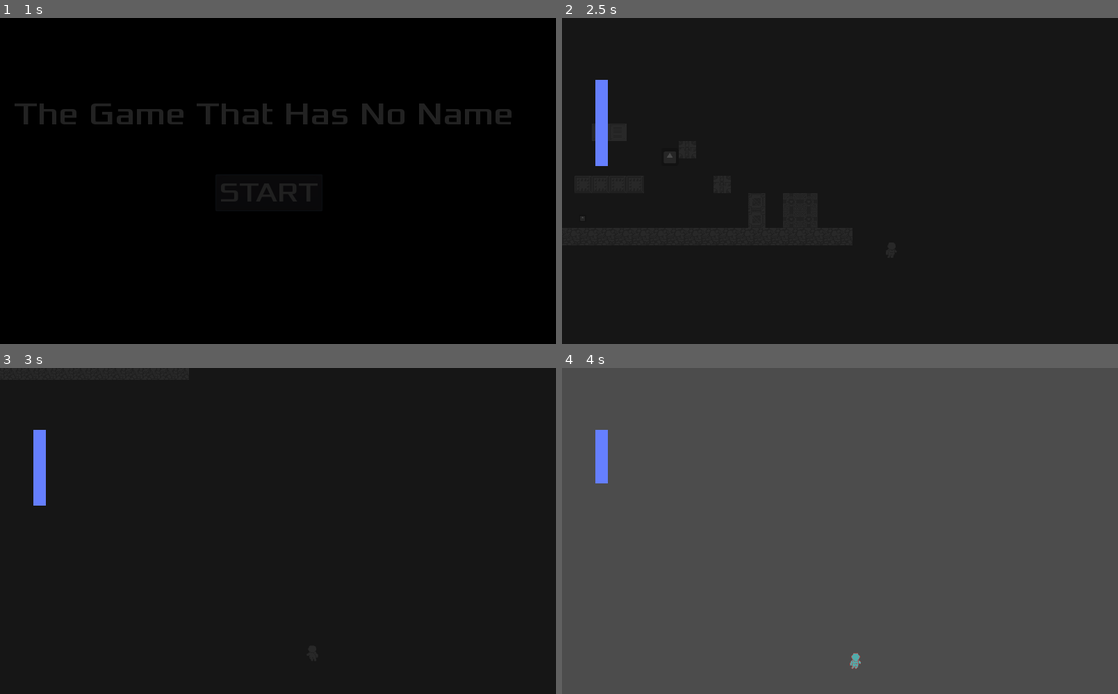
Above: before the commit, frames 1-4 (two rows, left to right).
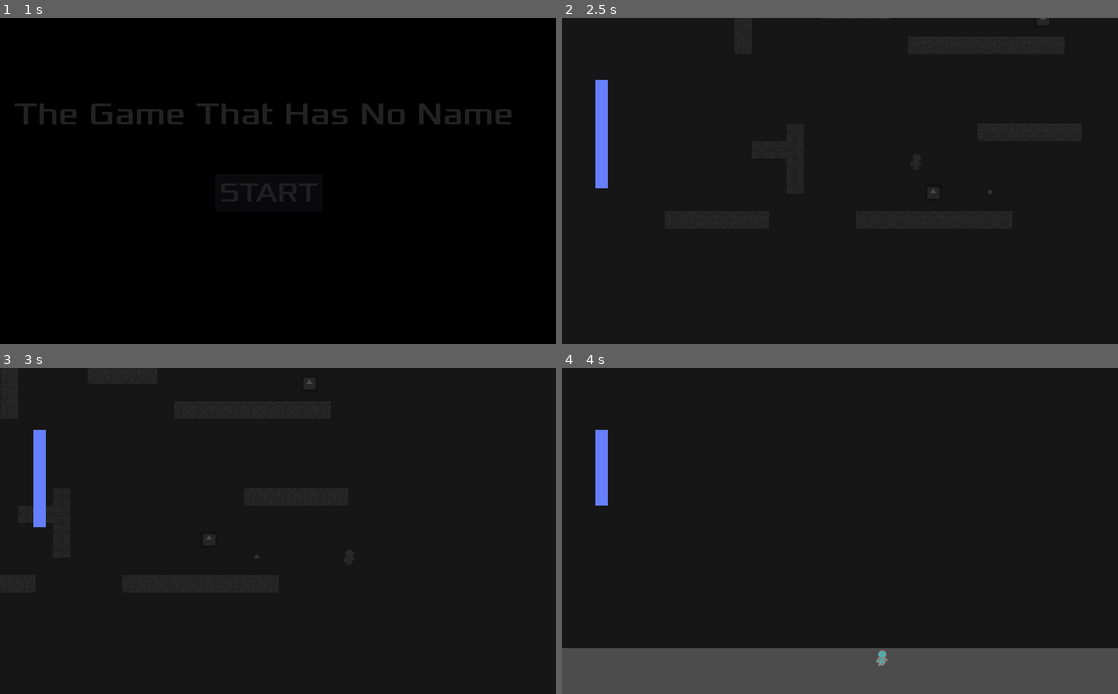
Above: after the commit, the same moments.

Repository: MenacingGhost/BW_Jam_Team
Game: Godot game, scene res://scenes/Menu.tscn
Same seed, same stepped clock (60 frames per second), same inputs: the game is played once before the commit and once after it. The engine's default icon, where the game draws it, is replaced by a stand-in: a white triangle on a blue panel in a dark square.
Inputs:
- Up to frame 1 (1 s): click "START" at 0.5 s
- Up to frame 2 (2.5 s): tap Enter (ui_accept) at 1.25, 1.52, 1.82, 2.27, 2.3 s; hold Right (ui_right) from 1.28 s (still down); tap E (e) at 1.35 s; tap C (c, bound only after the commit) at 1.55, 2.1 s
- Up to frame 3 (3 s): tap Enter (ui_accept) at 2.57, 2.85 s; release Right (ui_right) at 2.78 s; hold Left (ui_left) from 2.78 s (still down)
- Up to frame 4 (4 s): tap E (e) at 3.05 s; release Left (ui_left) at 3.53 s; hold Right (ui_right) from 3.53 s (still down); tap Ctrl (b_button) at 3.6 s; tap Enter (ui_accept) at 3.77 s; tap C (c, bound only after the commit) at 3.8 s

Frame 1 is identical in both runs. In frame 2, 0.2% of the frame differs, in the area x 3-87%, y 0-62%; in frame 3, 0.2%; in frame 4, 86%, in the area x 0-100%, y 0-93%.

Commit message:
Add files via upload

Diff:
--- a/Game/objects/player.tscn
+++ b/Game/objects/player.tscn
@@ -45,11 +45,6 @@
 "name": "JUMP",
 "speed": 5.0
 }, {
-"frames": [  ],
-"loop": true,
-"name": "ATTACK",
-"speed": 1.0
-}, {
 "frames": [ SubResource( 9 ), SubResource( 10 ), SubResource( 11 ) ],
 "loop": true,
 "name": "IDLE",
@@ -59,6 +54,11 @@
 "loop": true,
 "name": "RUN",
 "speed": 5.0
+}, {
+"frames": [  ],
+"loop": true,
+"name": "ATTACK",
+"speed": 1.0
 } ]
 
 [sub_resource type="RectangleShape2D" id=1]
@@ -75,7 +75,7 @@
 position = Vector2( 3, 6 )
 frames = SubResource( 2 )
 animation = "IDLE"
-frame = 2
+frame = 1
 playing = true
 
 [node name="CollisionShape2D" type="CollisionShape2D" parent="."]
@@ -84,7 +84,7 @@
 shape = SubResource( 1 )
 
 [node name="Timer" type="Timer" parent="."]
-wait_time = 5.0
+wait_time = 16.0
 autostart = true
 
 [node name="Timer1" type="Timer" parent="."]
--- a/Game/project.godot
+++ b/Game/project.godot
@@ -68,6 +68,11 @@
 "events": [ Object(InputEventKey,"resource_local_to_scene":false,"resource_name":"","device":0,"alt":false,"shift":false,"control":false,"meta":false,"command":false,"pressed":false,"scancode":69,"physical_scancode":0,"unicode":0,"echo":false,"script":null)
  ]
 }
+c={
+"deadzone": 0.5,
+"events": [ Object(InputEventKey,"resource_local_to_scene":false,"resource_name":"","device":0,"alt":false,"shift":false,"control":false,"meta":false,"command":false,"pressed":false,"scancode":67,"physical_scancode":0,"unicode":0,"echo":false,"script":null)
+ ]
+}
 
 [rendering]
 
--- a/Game/scenes/Line2D.gd
+++ b/Game/scenes/Line2D.gd
@@ -9,3 +9,8 @@
 
 func _on_Timer_timeout():
 	_decrease_line()
+
+
+func _on_Norewind_body_entered(body):
+	if "player" in body.name:
+		points[1].y = 210
--- a/Game/scenes/flying enemy.gd
+++ b/Game/scenes/flying enemy.gd
@@ -5,12 +5,25 @@
 	pass
 
 var motion = Vector2()
-var speed = 180
+var speed = 201
+var player = null
+func _physics_process(delta):
+	motion = Vector2.ZERO
 
-func _physics_process(delta):
-	var player = get_parent().get_node("player")
-
-	position += (player.position - position)/80
+	if player:
+		motion = position.direction_to(player.position)*speed
 
 
-	move_and_slide(motion)
+
+	motion = move_and_slide(motion)
+
+
+
+func _on_Area2D_body_entered(body):
+	if "player" in body.name:
+		player = body
+
+
+func _on_Area2D_body_exited(body):
+	if "player" in body.name:
+		player = null
--- a/Game/scenes/flying enemy.tscn
+++ b/Game/scenes/flying enemy.tscn
@@ -1,10 +1,13 @@
-[gd_scene load_steps=4 format=2]
+[gd_scene load_steps=5 format=2]
 
 [ext_resource path="res://icon.png" type="Texture" id=1]
 [ext_resource path="res://scenes/flying enemy.gd" type="Script" id=2]
 
 [sub_resource type="RectangleShape2D" id=1]
 extents = Vector2( 16, 16 )
+
+[sub_resource type="CircleShape2D" id=2]
+radius = 25.2739
 
 [node name="flying enemy" type="KinematicBody2D"]
 script = ExtResource( 2 )
@@ -15,3 +18,13 @@
 
 [node name="CollisionShape2D" type="CollisionShape2D" parent="."]
 shape = SubResource( 1 )
+
+[node name="Area2D" type="Area2D" parent="."]
+
+[node name="CollisionShape2D" type="CollisionShape2D" parent="Area2D"]
+position = Vector2( -4.76837e-07, 1 )
+scale = Vector2( -3.00705, 2.57334 )
+shape = SubResource( 2 )
+
+[connection signal="body_entered" from="Area2D" to="." method="_on_Area2D_body_entered"]
+[connection signal="body_exited" from="Area2D" to="." method="_on_Area2D_body_exited"]
--- a/Game/scenes/main.tscn
+++ b/Game/scenes/main.tscn
@@ -31,13 +31,16 @@
 tile_set = ExtResource( 1 )
 cell_size = Vector2( 32, 32 )
 format = 1
-tile_data = PoolIntArray( 196607, 1, 0, 131072, 1, 0, 196612, 6, 0, 393214, 4, 0, 393215, 4, 0, 327680, 4, 0, 327681, 4, 0, 327686, 6, 0, 458748, 2, 0, 393224, 3, 0, 393226, 0, 0, 393227, 0, 0, 524284, 2, 0, 458760, 3, 0, 458762, 0, 0, 458763, 0, 0, 589818, 5, 0, 589819, 5, 0, 589820, 5, 0, 589821, 5, 0, 589822, 5, 0, 589823, 5, 0, 524288, 5, 0, 524289, 5, 0, 524290, 5, 0, 524291, 5, 0, 524292, 5, 0, 524293, 5, 0, 524294, 5, 0, 5242 …(94 unchanged characters)…
+tile_data = PoolIntArray( -393224, 5, 0, -393223, 5, 0, -393222, 5, 0, -393221, 5, 0, -393220, 5, 0, -393219, 5, 0, -327682, 5, 0, -262146, 5, 0, -196610, 5, 0, -262141, 5, 0, -262140, 5, 0, -262139, 5, 0, -262138, 5, 0, -131074, 5, 0, -65538, 5, 0, -131064, 5, 0, -131063, 5, 0, -131062, 5, 0, -131061, 5, 0, -131060, 5, 0, -131059, 5, 0, -131058, 5, 0, -131057, 5, 0, -131056, 5, 0, 196609, 0, 0, 196620, 5, 0, 196621, 5, 0, 196622, 5, 0, 196623, 5, 0, 196624, 5, 0, 196625, 5, 0, 327679, 0, 0, 262144, 0, 0, 262145, 0, 0, 327681, 0, 0, 393217, 0, 0, 589818, 5, 0, 589819, 5, 0, 589820, 5, 0, 589821, 5, 0, 589822, 5, 0, 589823, 5, 0, 524293, 5, 0, 524294, 5, 0, 5242 …(94 unchanged characters)…
 
 [node name="player" parent="." instance=ExtResource( 2 )]
-position = Vector2( 127.95, 160.035 )
+position = Vector2( -96, 219 )
 
 [node name="flying enemy" parent="." instance=ExtResource( 4 )]
-position = Vector2( -15, 123 )
+position = Vector2( 306, 228 )
+
+[node name="flying enemy2" parent="." instance=ExtResource( 4 )]
+position = Vector2( 504, -97 )
 
 [node name="Norewind" type="Area2D" parent="."]
 
@@ -46,7 +49,7 @@
 shape = SubResource( 3 )
 
 [node name="anti_gravity_boots" parent="." instance=ExtResource( 3 )]
-position = Vector2( -48, 241 )
+position = Vector2( 407, 224 )
 scale = Vector2( 0.2, 0.2 )
 
 [node name="ColorRect" type="ColorRect" parent="."]
@@ -63,6 +66,7 @@
 [node name="AudioStreamPlayer2D" type="AudioStreamPlayer2D" parent="."]
 stream = ExtResource( 5 )
 volume_db = -7.667
+autoplay = true
 
 [node name="CanvasLayer" type="CanvasLayer" parent="."]
 
@@ -77,6 +81,7 @@
 autostart = true
 
 [connection signal="body_entered" from="Norewind" to="player" method="_on_Norewind_body_entered"]
+[connection signal="body_entered" from="Norewind" to="CanvasLayer/Line2D" method="_on_Norewind_body_entered"]
 [connection signal="area_entered" from="anti_gravity_boots" to="player" method="_on_anti_gravity_boots_area_entered"]
 [connection signal="body_entered" from="anti_gravity_boots" to="player" method="_on_anti_gravity_boots_body_entered"]
 [connection signal="timeout" from="Timer" to="CanvasLayer/Line2D" method="_on_Timer_timeout"]
--- a/Game/scripts/player.gd
+++ b/Game/scripts/player.gd
@@ -26,6 +26,7 @@
 var jump_counter = 0
 var anti_gravity = false
 var equid = false
+var jetpack_boost = false
 
 func handle_rewind_function():
 	var ani_number = ani.get_index()
@@ -121,6 +122,12 @@
 
 			ani.play("JUMP")
 	#controller right/keyboard right
+	if(Input.is_action_just_pressed("c")):
+		if(ani.flip_h == false):
+			hSpeed = 700
+		else:
+			hSpeed = -700
+
 	if(Input.get_joy_axis(0,0) > 0.3 or Input.is_action_pressed("ui_right")):
 		if(hSpeed <-100):
 			hSpeed += (deacceleration * delta)
@@ -160,14 +167,13 @@
 		hSpeed -= min(abs(hSpeed),current_friction * delta) * sign(hSpeed)
 
 
-	if not anti_gravity:
-		if(Input.is_action_just_pressed("ui_accept")) && jump_counter < 2 || Input.is_action_just_pressed("ui_up") and jump_counter < 2:
+	if not jetpack_boost:
+		if(Input.is_action_just_pressed("ui_accept")) && jump_counter < 1 || Input.is_action_just_pressed("ui_up") and jump_counter < 1:
 				vSpeed = jump_height
 				jump_counter += 1
 	else:
 		if (Input.is_action_just_pressed("ui_accept")) && jump_counter < 2 || Input.is_action_just_pressed("ui_up") and jump_counter < 2:
-			vSpeed = 1600
-			gravity = 0
+			vSpeed = jump_height
 			jump_counter += 1
 
 
